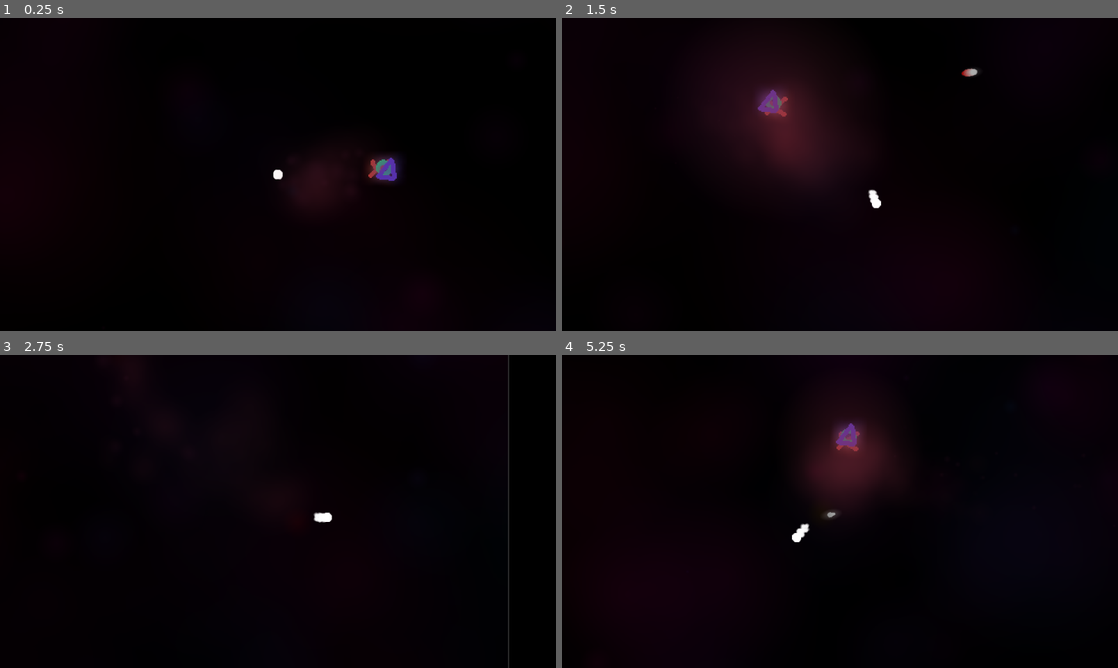
Above: before the commit, frames 1-4 (two rows, left to right).
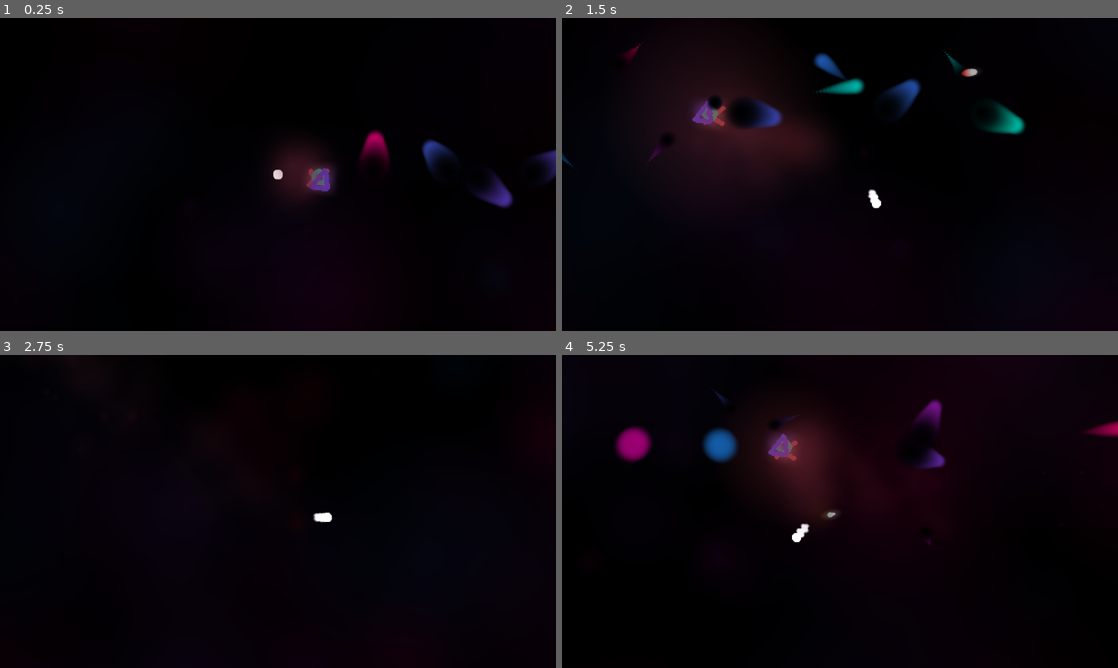
Above: after the commit, the same moments.

Repository: AlexHoratio/fuck-you-fuck-us
Game: Godot game, scene res://Scenes/Levels/1-1.tscn
The game is run twice, just before and just after one commit, with the same random seed, the same clock (stepped at 60 frames per second) and the same inputs. This scene is started directly instead of the project's main scene.
Inputs (mouse positions are in pixels of both pictures, inside the frame that each line leads up to):
- Up to frame 1 (0.25 s): no input
- Up to frame 2 (1.5 s): move the mouse to (962, 158) at 0.52 s; hold Right (ui_right) 0.53-1.28 s; click (962, 158) at 0.67 s; move the mouse to (728, 190) at 1.27 s; hold Down (ui_down) from 1.28 s (still down)
- Up to frame 3 (2.75 s): move the mouse to (333, 442) at 2.02 s; release Down (ui_down) at 2.03 s; hold Right (ui_right) from 2.03 s (still down)
- Up to frame 4 (5.25 s): move the mouse to (812, 574) at 2.77 s; release Right (ui_right) at 2.78 s; hold Up (ui_up) 2.78-3.53 s; click (812, 574) at 2.92 s; move the mouse to (1006, 558) at 3.52 s; hold Left (ui_left) 3.53-5.03 s; move the mouse to (673, 464) at 4.27 s; move the mouse to (867, 511) at 5.02 s; hold Down (ui_down) from 5.03 s (still down); click (867, 511) at 5.17 s

The runs differ from the first frame. In frame 1, 2.6% of the frame differs, in the area x 49-100%, y 35-61%; in frame 2, 5.5%; in frame 3, 0.2%; in frame 4, 6.0%, in the area x 9-100%, y 10-62%.
Error after the commit: Parse Error: Variable "i" already defined in the scope (at line 156). (res://Scripts/softnoise.gd:167)

Commit message:
arena walls

Diff:
--- a/Prefabs/Levels/level_boundaries.gd
+++ b/Prefabs/Levels/level_boundaries.gd
@@ -3,11 +3,33 @@
 export(Shape2D) var boundaries
 onready var extents = boundaries.extents
 
+var softnoise_script = load("res://Scripts/softnoise.gd")
+onready var softnoise = softnoise_script.SoftNoise.new()
+var noise_value = 0
+
 func _ready():
 	generate_walls_from_extents()
+	position_particle_nodes()
+	noise_value = randi()
 
 func _process(delta):
 	update()
+
+func position_particle_nodes():
+	for particles in get_node("particles").get_children():
+		if particles.name == "top":
+			particles.position = Vector2(0, -extents.y)
+			particles.process_material.emission_box_extents = Vector3(extents.x, 1, 0)
+		if particles.name == "bottom":
+			particles.position = Vector2(0, extents.y)
+			particles.process_material.emission_box_extents = Vector3(extents.x, 1, 0)
+		elif particles.name == "right":
+			particles.position = Vector2(extents.x, 0)
+			particles.process_material.emission_box_extents = Vector3(1, extents.y, 0)
+		elif particles.name == "left":
+			particles.position = Vector2(-extents.x, 0)
+			particles.process_material.emission_box_extents = Vector3(1, extents.y, 0)
+
 
 func generate_walls_from_extents():
 	#this only works with square walls/Vector2 extents
@@ -38,6 +60,7 @@
 	var line = [[], []]
 	var rect = Rect2(0, 0, 0, 0)
 	var rect_distance_from_playable_area = 1000
+	$walls.rect_list = []
 	for i in range(4):
 		if i == 0:
 			line[0] = Vector2(-extents.x, -extents.y)
@@ -64,5 +87,16 @@
 			rect.position = Vector2(-extents.x - rect_distance_from_playable_area, -extents.y*2)
 			rect.size = Vector2(rect_distance_from_playable_area, extents.y*4)
 
-		draw_line(line[0], line[1], Color(0.2, 0.2, 0.2, 1), 5)
-		draw_rect(rect, Color(0, 0, 0, 1))
+		$walls.rect_list.append(rect)
+
+		var polyline = PoolVector2Array()
+		noise_value += 0.001
+		for radius in range(0, line[0].distance_to(line[1]) + 20, 20):
+			var point = Vector2(radius, 0).rotated(line[0].angle_to_point(line[1])) - line[0]
+
+			if not(radius == 0 or radius >= line[0].distance_to(line[1])):
+				point += Vector2(5, 0).rotated(2*PI*softnoise.openSimplex2D(radius + noise_value, radius + noise_value))
+
+			polyline.append(point)
+
+		draw_polyline(polyline, Color(0.2, 0.2, 0.2, 1), 5)
--- a/Prefabs/Levels/level_boundaries.tscn
+++ b/Prefabs/Levels/level_boundaries.tscn
@@ -1,8 +1,132 @@
-[gd_scene load_steps=2 format=2]
+[gd_scene load_steps=12 format=2]
 
 [ext_resource path="res://Prefabs/Levels/level_boundaries.gd" type="Script" id=1]
+[ext_resource path="res://Graphics/Misc/big_glow.png" type="Texture" id=2]
+
+[sub_resource type="Curve" id=3]
+_data = [ Vector2( 0, 1 ), 0.0, 0.0, 0, 0, Vector2( 0.496881, 0 ), 0.0, 0.0, 0, 0, Vector2( 0.74637, 0.489 ), 0.0, 0.0, 0, 0, Vector2( 0.945961, 0 ), 0.0, 0.0, 0, 0 ]
+
+[sub_resource type="CurveTexture" id=4]
+curve = SubResource( 3 )
+
+[sub_resource type="Gradient" id=5]
+offsets = PoolRealArray( 0, 0.227941, 1 )
+colors = PoolColorArray( 1, 1, 1, 1, 0.823529, 0.823529, 0.823529, 1, 0, 0, 0, 1 )
+
+[sub_resource type="GradientTexture" id=6]
+gradient = SubResource( 5 )
+
+[sub_resource type="ParticlesMaterial" id=2]
+trail_divisor = 16
+trail_color_modifier = SubResource( 6 )
+emission_shape = 2
+emission_box_extents = Vector3( 1000, 1, 1 )
+flag_disable_z = true
+spread = 180.0
+gravity = Vector3( 0, -250, 0 )
+initial_velocity = 250.0
+orbit_velocity = 0.0
+orbit_velocity_random = 0.0
+scale_curve = SubResource( 4 )
+color = Color( 0.341176, 0.196078, 0.67451, 1 )
+hue_variation = 0.13
+hue_variation_random = 1.0
+
+[sub_resource type="ParticlesMaterial" id=9]
+trail_divisor = 16
+trail_color_modifier = SubResource( 6 )
+emission_shape = 2
+emission_box_extents = Vector3( 1000, 1, 1 )
+flag_disable_z = true
+spread = 180.0
+gravity = Vector3( 0, 250, 0 )
+initial_velocity = 250.0
+orbit_velocity = 0.0
+orbit_velocity_random = 0.0
+scale_curve = SubResource( 4 )
+color = Color( 0.341176, 0.196078, 0.67451, 1 )
+hue_variation = 0.13
+hue_variation_random = 1.0
+
+[sub_resource type="ParticlesMaterial" id=7]
+trail_divisor = 16
+trail_color_modifier = SubResource( 6 )
+emission_shape = 2
+emission_box_extents = Vector3( 1000, 1, 1 )
+flag_disable_z = true
+spread = 180.0
+gravity = Vector3( 250, 0, 0 )
+initial_velocity = 250.0
+orbit_velocity = 0.0
+orbit_velocity_random = 0.0
+scale_curve = SubResource( 4 )
+color = Color( 0.341176, 0.196078, 0.67451, 1 )
+hue_variation = 0.13
+hue_variation_random = 1.0
+
+[sub_resource type="ParticlesMaterial" id=8]
+trail_divisor = 16
+trail_color_modifier = SubResource( 6 )
+emission_shape = 2
+emission_box_extents = Vector3( 1000, 1, 1 )
+flag_disable_z = true
+spread = 180.0
+gravity = Vector3( -250, 0, 0 )
+initial_velocity = 250.0
+orbit_velocity = 0.0
+orbit_velocity_random = 0.0
+scale_curve = SubResource( 4 )
+color = Color( 0.341176, 0.196078, 0.67451, 1 )
+hue_variation = 0.13
+hue_variation_random = 1.0
+
+[sub_resource type="GDScript" id=1]
+script/source = "extends Node2D
+
+var rect_list = []
+
+func _ready():
+	pass
+
+func _process(delta):
+	update()
+
+func _draw():
+	for rect in rect_list:
+		draw_rect(rect, Color(0, 0, 0, 1))"
 
 [node name="level_boundaries" type="Node2D"]
 script = ExtResource( 1 )
 
 [node name="StaticBody2D" type="StaticBody2D" parent="."]
+
+[node name="particles" type="Node2D" parent="."]
+show_behind_parent = true
+
+[node name="top" type="Particles2D" parent="particles"]
+amount = 64
+visibility_rect = Rect2( -1000, -100, 2000, 200 )
+process_material = SubResource( 2 )
+texture = ExtResource( 2 )
+
+[node name="bottom" type="Particles2D" parent="particles"]
+amount = 64
+visibility_rect = Rect2( -1000, -100, 2000, 200 )
+process_material = SubResource( 9 )
+texture = ExtResource( 2 )
+
+[node name="right" type="Particles2D" parent="particles"]
+amount = 64
+visibility_rect = Rect2( -200, -1000, 400, 2000 )
+process_material = SubResource( 7 )
+texture = ExtResource( 2 )
+
+[node name="left" type="Particles2D" parent="particles"]
+amount = 64
+visibility_rect = Rect2( -200, -1000, 400, 2000 )
+process_material = SubResource( 8 )
+texture = ExtResource( 2 )
+
+[node name="walls" type="Node2D" parent="."]
+show_behind_parent = true
+script = SubResource( 1 )
--- a/Scenes/Levels/1-1.tscn
+++ b/Scenes/Levels/1-1.tscn
@@ -116,7 +116,6 @@
 position = Vector2( 960, 540 )
 
 [node name="tower" parent="." instance=ExtResource( 4 )]
-position = Vector2( 176, -8 )
 trail_enabled = true
 
 [node name="level_boundaries" parent="." instance=ExtResource( 5 )]
